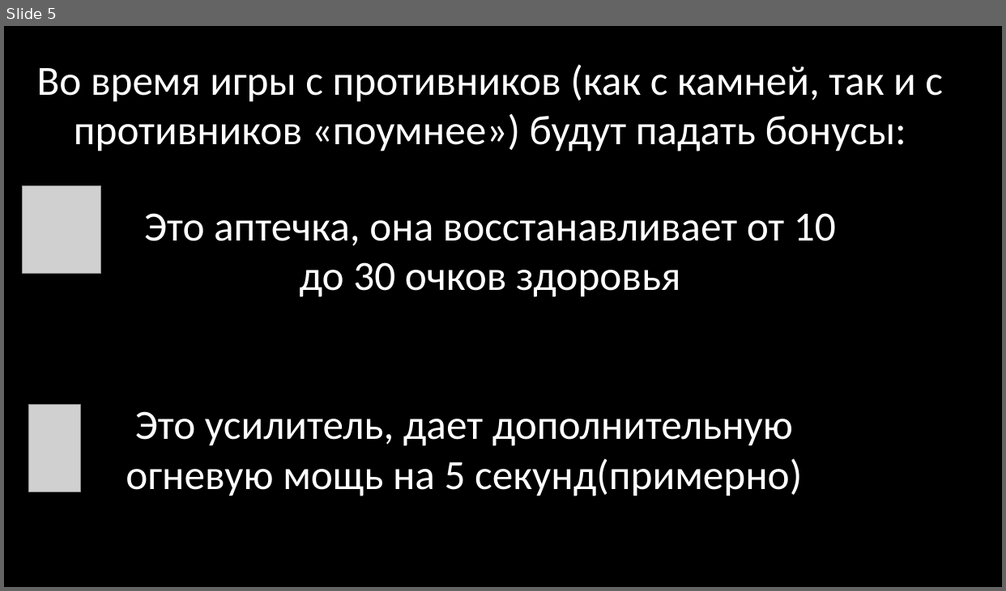
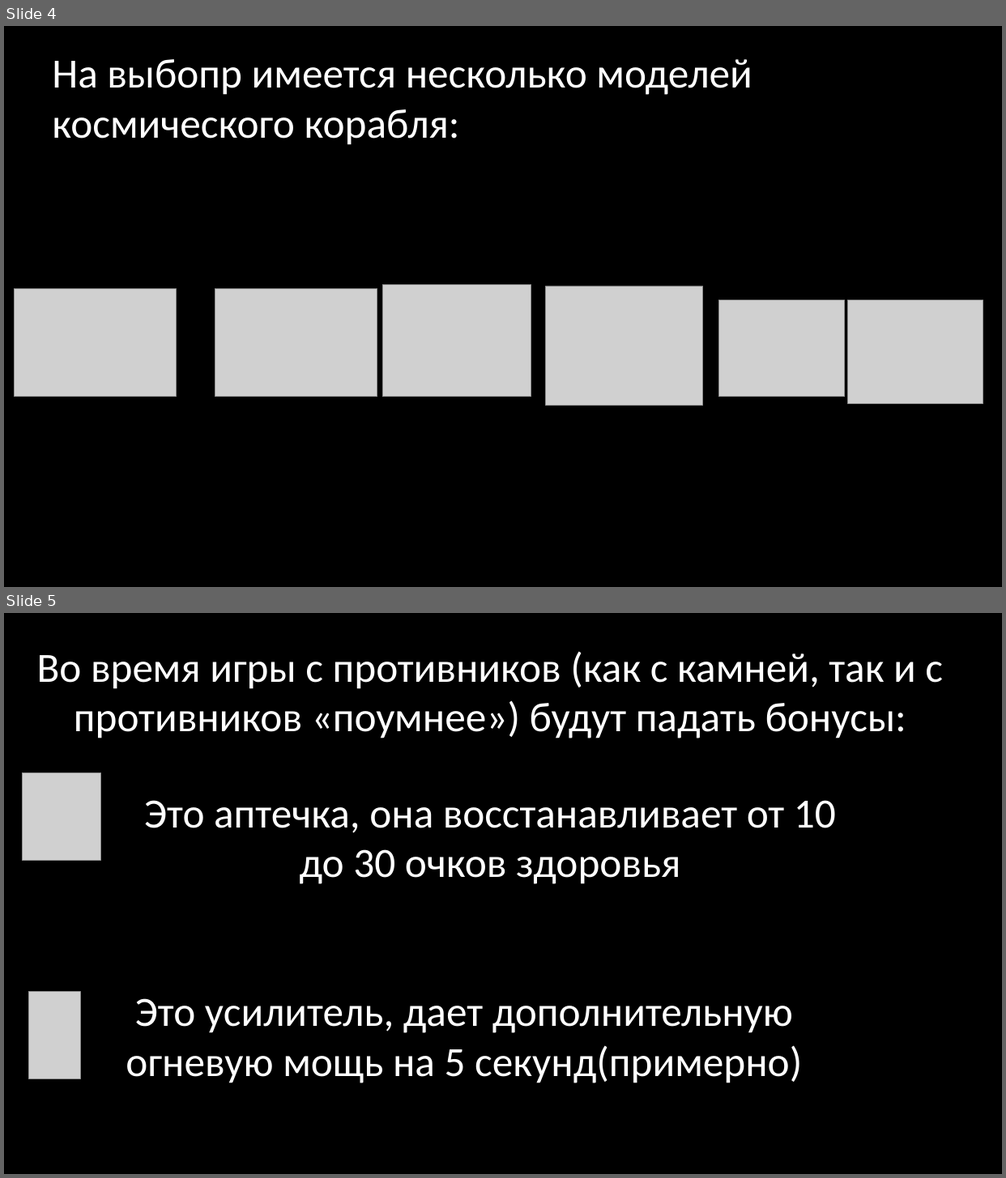
Before and after one commit to Rblba20/project_Yandex, a slide deck: Star Fighter.pptx. Shown one above the other, each under a label of ours: slide 5 before the commit, slides 4 and 5 after it. The pictures are 1006x591 and 1006x1178 pixels, drawn with LibreOffice and Linux fonts; fonts in the diff are those of the drawing; grey boxes stand for pictures. Boxes give left, top, right and bottom in pixels: in the first picture for what was removed or moved away, otherwise in the second. Text is boxed around its words. In the diff, an @@ line names an element or a change of style, - is before the commit and + after.

```diff
--- a/Star Fighter.pptx
+++ b/Star Fighter.pptx
@@ slide 4 added at (x1=4, y1=26, x2=1002, y2=587), background #000000 @@
@@ text added at (x1=52, y1=59, x2=752, y2=145), 40 pt, text #FFFFFF @@
+На выбопр имеется несколько моделей космического корабля:
@@ picture added at (x1=15, y1=288, x2=177, y2=397) @@
@@ picture added at (x1=215, y1=288, x2=377, y2=397) @@
@@ picture added at (x1=383, y1=284, x2=531, y2=396) @@
@@ picture added at (x1=545, y1=286, x2=702, y2=405) @@
@@ picture added at (x1=719, y1=301, x2=845, y2=397) @@
@@ picture added at (x1=848, y1=301, x2=982, y2=404) @@
```
Also in this commit, not shown: 4 slides changed, 3 other slides added, 2 slides removed, 2 other files.
